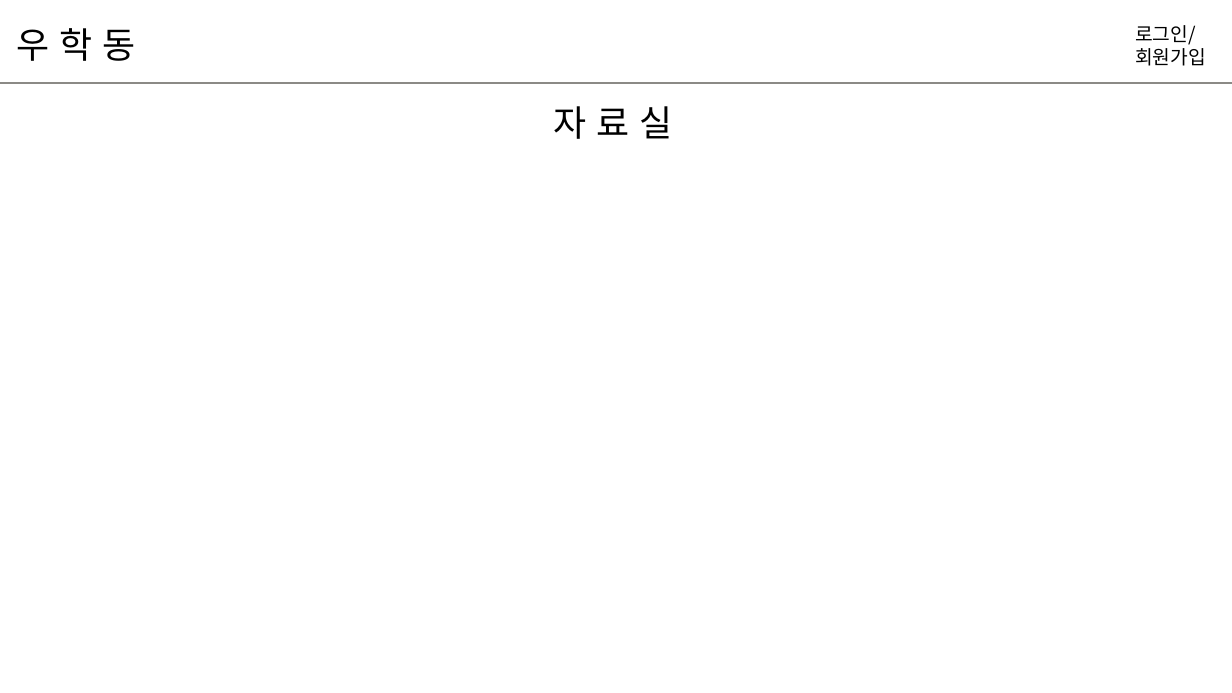
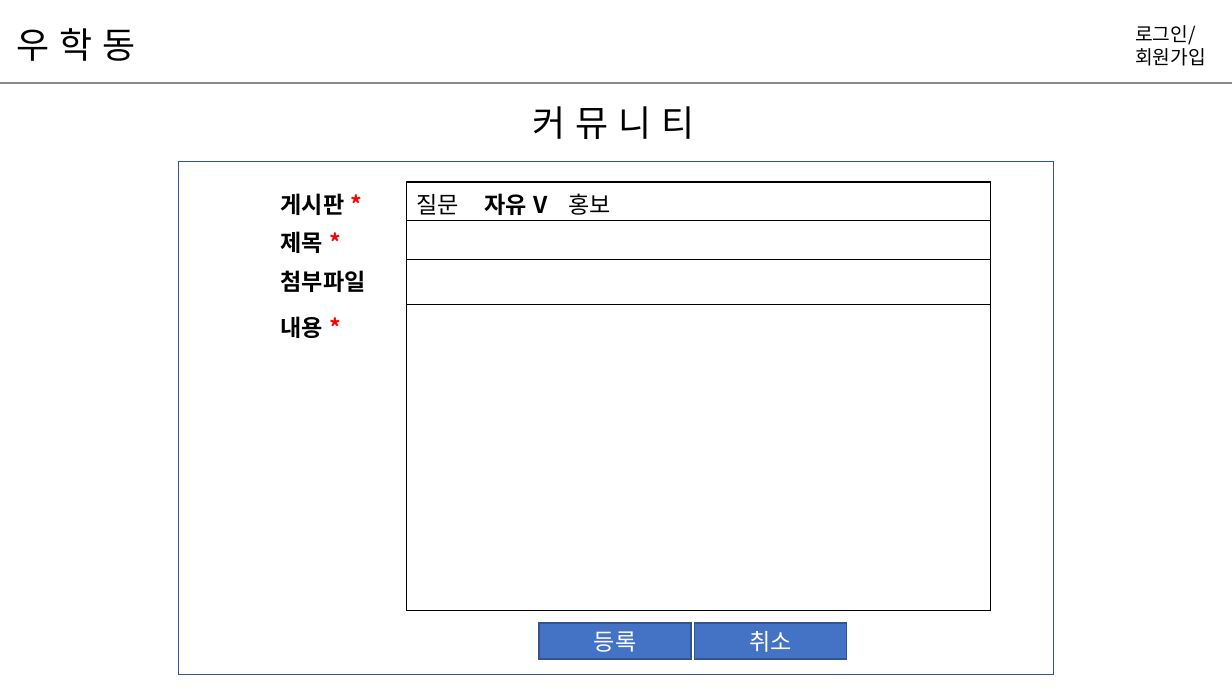
Before and after one commit to hyunniesss/ToyProject, a slide deck: slide 9 of document/와이어프레임/우학동_와이어프레임.pptx. Drawn at 1232x693 pixels with LibreOffice and Linux fonts; fonts in the diff are those of the drawing. Boxes give left, top, right and bottom in pixels: in the first picture for what was removed or moved away, otherwise in the second. Text is boxed around its words. In the diff, an @@ line names an element or a change of style, - is before the commit and + after.

```diff
--- a/document/와이어프레임/우학동_와이어프레임.pptx
+++ b/document/와이어프레임/우학동_와이어프레임.pptx
@@ text added at bbox=[532, 106, 694, 139], 28 pt, text #000000 @@
+커 뮤 니 티
@@ text removed at bbox=[554, 106, 673, 139] @@
-자 료 실
@@ rectangle added at bbox=[178, 162, 1054, 675], outline #325491 1 pt @@
@@ table added at bbox=[272, 182, 991, 611], 4 rows, 2 columns @@
+게시판 * | 질문 자유 V 홍보
+제목 * | 
+첨부파일 | 
+내용 * | 
@@ rectangle added at bbox=[539, 623, 690, 659], fill #4472C4, outline #325491 1 pt, 18 pt, text #FFFFFF @@
+등록
@@ rectangle added at bbox=[695, 623, 847, 659], fill #4472C4, outline #325491 1 pt, 18 pt, text #FFFFFF @@
+취소
```
Also in this commit, not shown: 16 other slides changed, 3 slides added.
